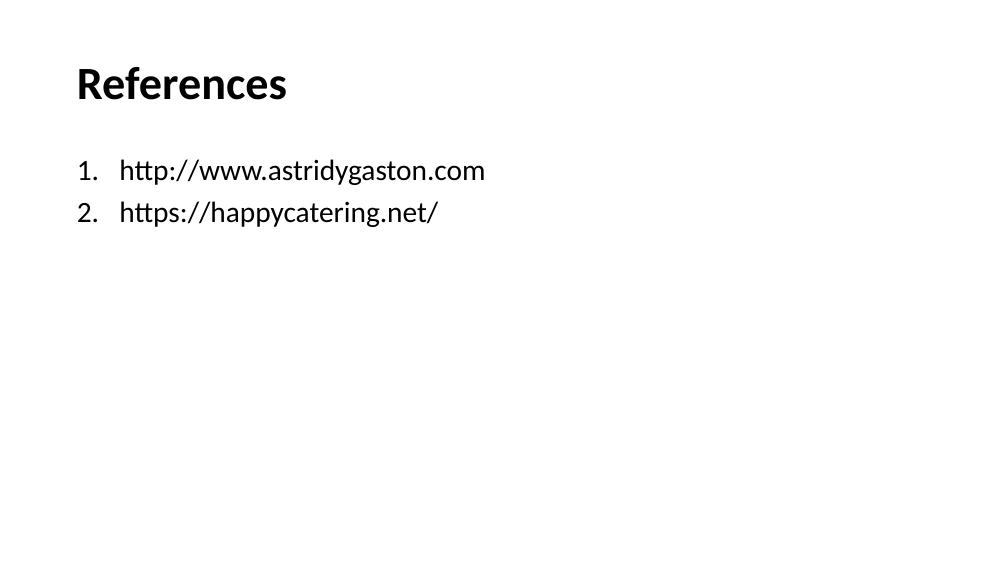
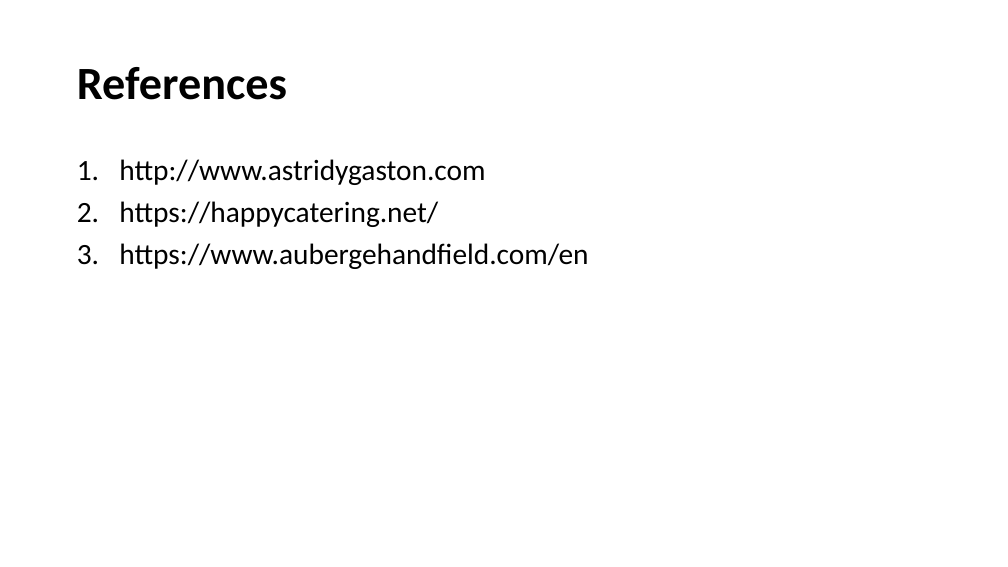
Before and after one commit to holdenthehitcher/Bootstrap, a slide deck: slide 5 of Portfolio project/Catering Company Website Outline Slides.pptx. Drawn at 1008x567 pixels with LibreOffice and Linux fonts; fonts in the diff are those of the drawing. Boxes give left, top, right and bottom in pixels: in the first picture for what was removed or moved away, otherwise in the second. Text is boxed around its words. In the diff, an @@ line names an element or a change of style, - is before the commit and + after.

```diff
--- a/Portfolio project/Catering Company Website Outline Slides.pptx
+++ b/Portfolio project/Catering Company Website Outline Slides.pptx
@@ text at <box>119,243,588,269</box>: paragraph added @@
+3. https://www.aubergehandfield.com/en
```
Also in this commit, not shown: 6 other files.
